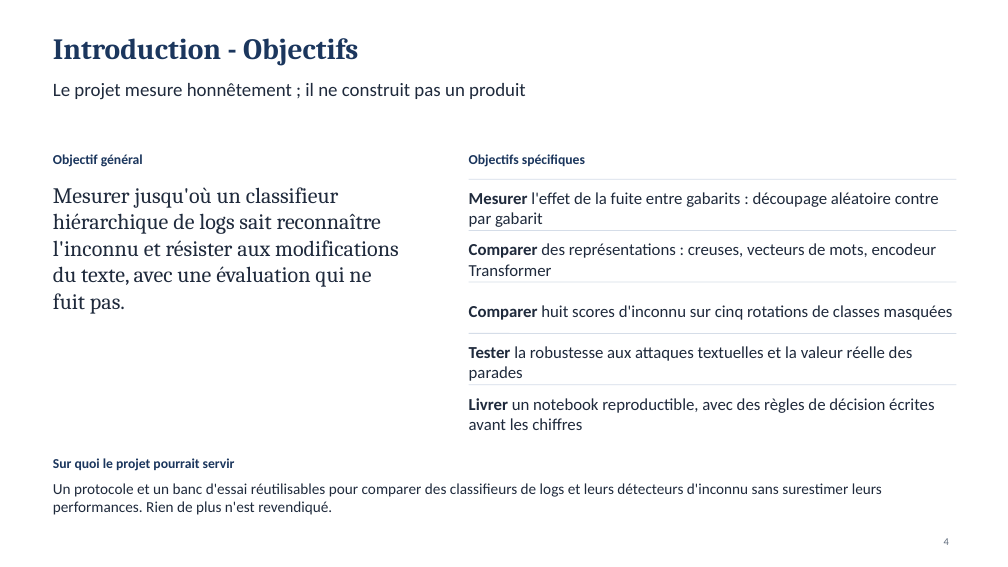
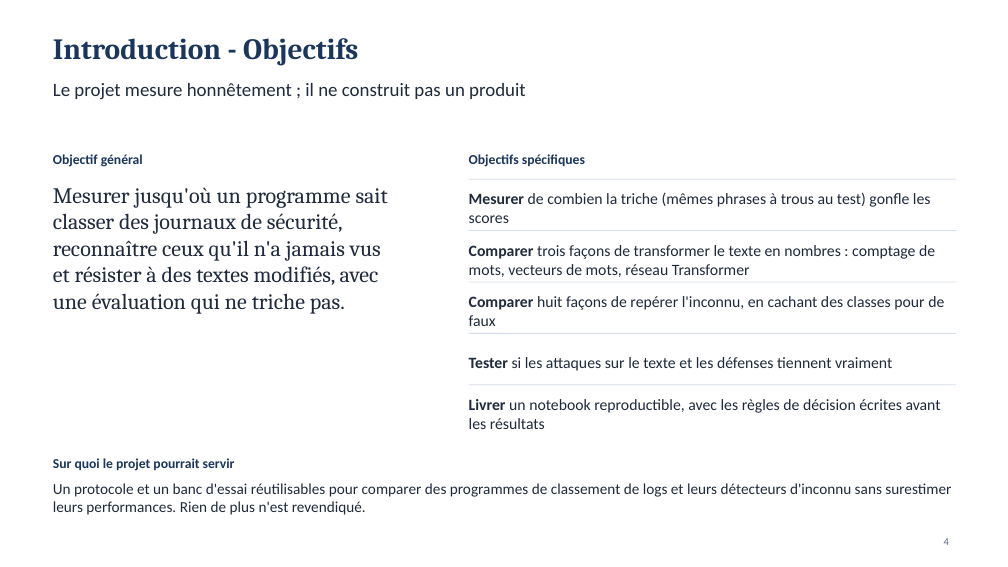
Before and after one commit to MADENIYOU/siem-open-world-log-classification, a slide deck: slide 4 of presentation/Soutenance_SIEM_monde_ouvert.pptx. Drawn at 1008x567 pixels with LibreOffice and Linux fonts; fonts in the diff are those of the drawing. Boxes give left, top, right and bottom in pixels: in the first picture for what was removed or moved away, otherwise in the second. Text is boxed around its words. In the diff, an @@ line names an element or a change of style, - is before the commit and + after.

```diff
--- a/presentation/Soutenance_SIEM_monde_ouvert.pptx
+++ b/presentation/Soutenance_SIEM_monde_ouvert.pptx
@@ text at (53,187,388,314): text changed @@
-Mesurer jusqu'où un classifieur hiérarchique de logs sait reconnaître l'inconnu et résister aux modifications du texte, avec une évaluation qui ne fuit pas.
+Mesurer jusqu'où un programme sait classer des journaux de sécurité, reconnaître ceux qu'il n'a jamais vus et résister à des textes modifiés, avec une évaluation qui ne triche pas.
@@ text at (469,192,931,223): text changed; size 16 to 15 pt @@
-Mesurer l'effet de la fuite entre gabarits : découpage aléatoire contre par gabarit
+Mesurer de combien la triche (mêmes phrases à trous au test) gonfle les scores
@@ text at (469,245,935,277): text changed; size 16 to 15 pt @@
-Comparer des représentations : creuses, vecteurs de mots, encodeur Transformer
+Comparer trois façons de transformer le texte en nombres : comptage de mots, vecteurs de mots, réseau Transformer
@@ text at (469,296,944,326): text changed; size 16 to 15 pt @@
-Comparer huit scores d'inconnu sur cinq rotations de classes masquées
+Comparer huit façons de repérer l'inconnu, en cachant des classes pour de faux
@@ text at (469,357,892,371): text changed; size 16 to 15 pt @@
-Tester la robustesse aux attaques textuelles et la valeur réelle des parades
+Tester si les attaques sur le texte et les défenses tiennent vraiment
@@ text at (469,399,941,429): text changed; size 16 to 15 pt @@
-Livrer un notebook reproductible, avec des règles de décision écrites avant les chiffres
+Livrer un notebook reproductible, avec les règles de décision écrites avant les résultats
@@ text at (53,483,951,515): text changed @@
-Un protocole et un banc d'essai réutilisables pour comparer des classifieurs de logs et leurs détecteurs d'inconnu sans surestimer leurs performances. Rien de plus n'est revendiqué.
+Un protocole et un banc d'essai réutilisables pour comparer des programmes de classement de logs et leurs détecteurs d'inconnu sans surestimer leurs performances. Rien de plus n'est revendiqué.
```
Also in this commit, not shown: 16 other slides changed, 3 slides added, 3 other files.
